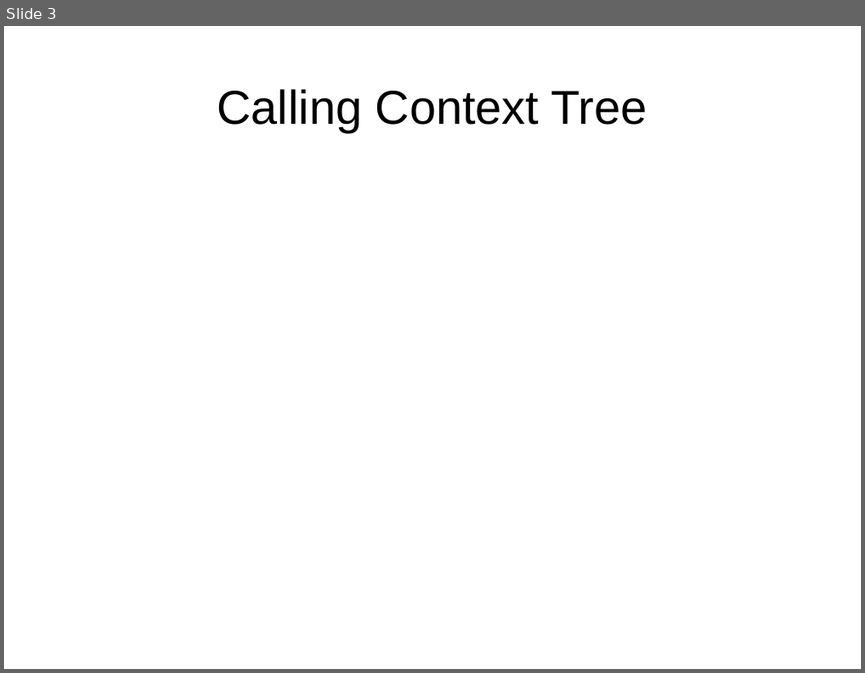
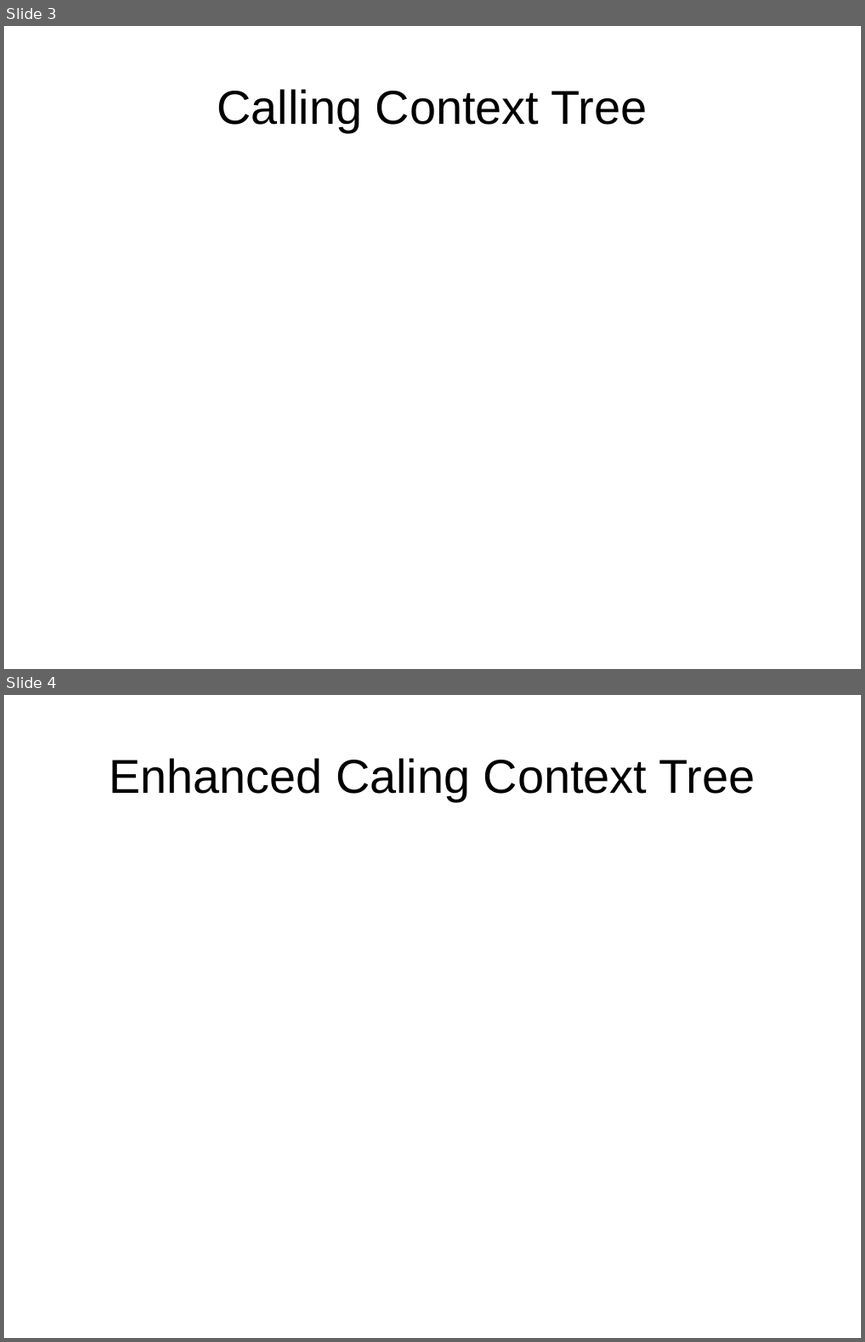
Before and after one commit to FranciscoMeloJr/1.tests, a slide deck: new/PresentationWeek.odp. Shown one above the other, each under a label of ours: slide 3 before the commit, slides 3 and 4 after it. The pictures are 865x673 and 865x1342 pixels, drawn with LibreOffice and Linux fonts; fonts in the diff are those of the drawing. Boxes give left, top, right and bottom in pixels: in the first picture for what was removed or moved away, otherwise in the second. Text is boxed around its words. In the diff, an @@ line names an element or a change of style, - is before the commit and + after.

```diff
--- a/new/PresentationWeek.odp
+++ b/new/PresentationWeek.odp
@@ slide 4 added at box(4, 695, 861, 1338), background #FFFFFF @@
@@ title added at box(109, 758, 755, 801), 44 pt, text #000000 @@
+Enhanced Caling Context Tree
```
Also in this commit, not shown: 1 slide changed, 6 other slides added, 2 slides removed, 12 other files.
